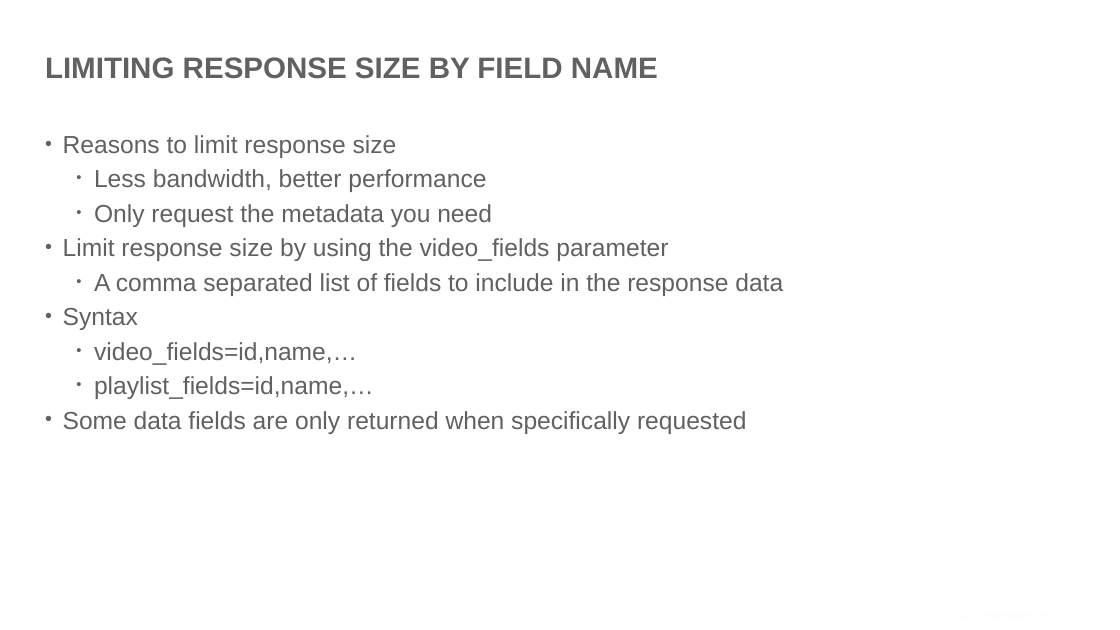
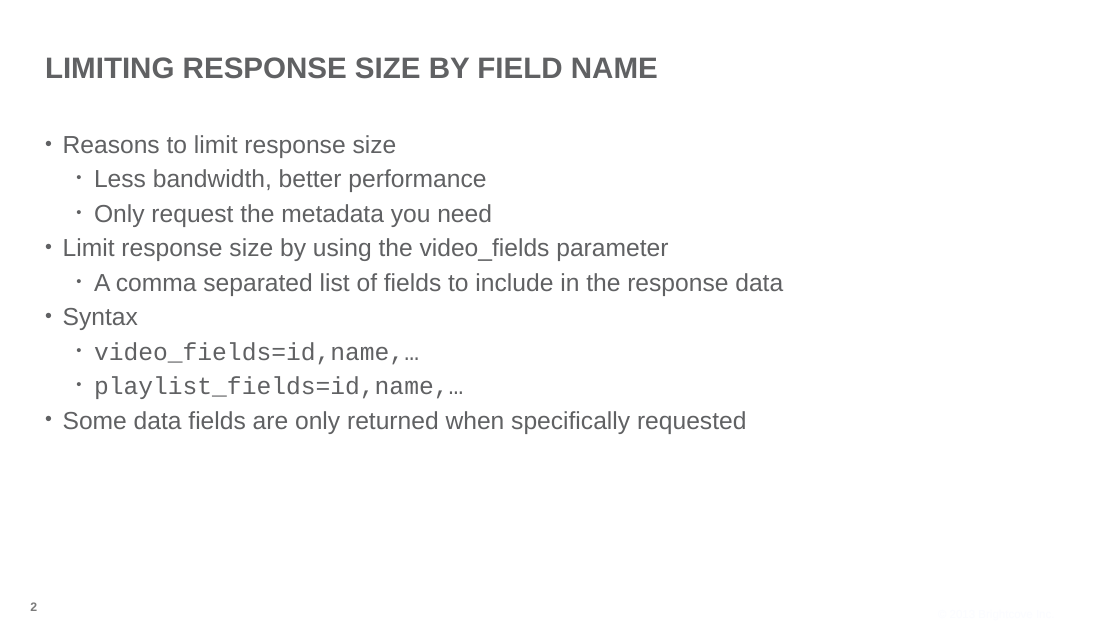
Before and after one commit to BrightcoveLearning/VideoCloudMediaAPI, a slide deck: slide 2 of VideoSessionsMaterials/limit-response.pptx. Drawn at 1120x630 pixels with LibreOffice and Linux fonts; fonts in the diff are those of the drawing; background and template pictures are left out. Boxes give left, top, right and bottom in pixels: in the first picture for what was removed or moved away, otherwise in the second. Text is boxed around its words. In the diff, an @@ line names an element or a change of style, - is before the commit and + after.

```diff
--- a/VideoSessionsMaterials/limit-response.pptx
+++ b/VideoSessionsMaterials/limit-response.pptx
@@ text at bbox=[94, 342, 463, 399]: font Arial to Courier New in "video_fields=id,name,…", "playlist_fields=id,name,…" @@
@@ page number added at bbox=[30, 602, 37, 611], 15 pt, text #7B7B7B, bold @@
+2
```
Also in this commit, not shown: 1 other slide changed, 2 other files.
